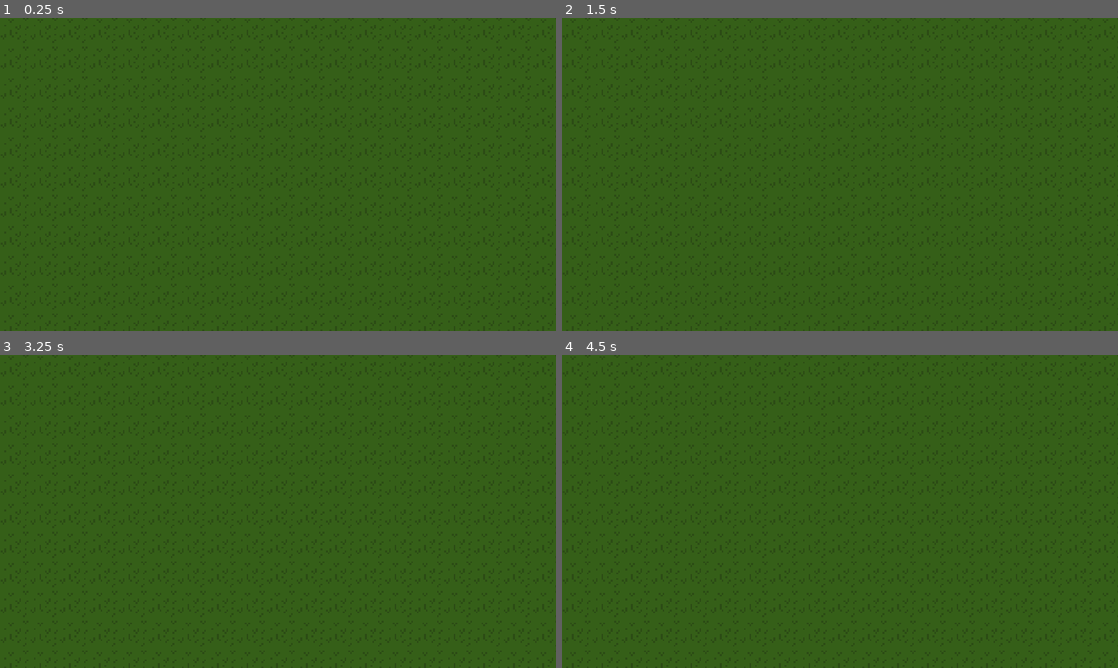
Above: before the commit, frames 1-4 (two rows, left to right).
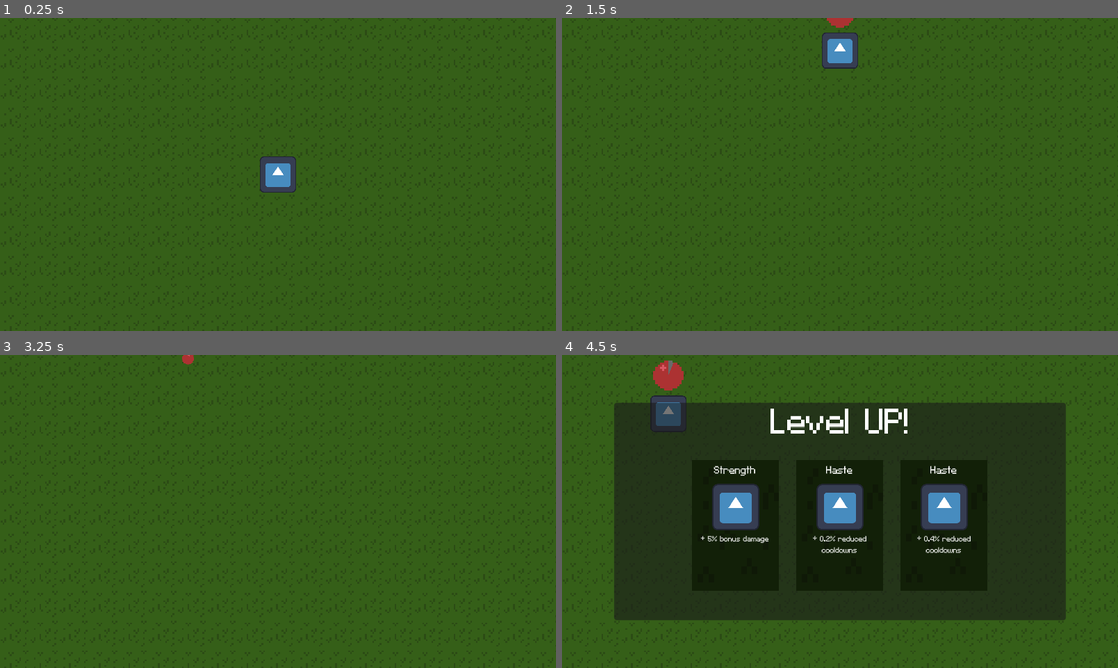
Above: after the commit, the same moments.

Repository: RenatoCLa/architecture-jam-2024
Game: Godot game, scene res://Scenes/rooms/test_room_01.tscn
Same seed, same stepped clock (60 frames per second), same inputs: the game is played once before the commit and once after it. The engine's default icon, where the game draws it, is replaced by a stand-in: a white triangle on a blue panel in a dark square.
Inputs (mouse positions are in pixels of both pictures, inside the frame that each line leads up to):
- Up to frame 1 (0.25 s): no input
- Up to frame 2 (1.5 s): tap Enter at 0.5 s; move the mouse to (812, 237) at 0.52 s; hold Space (dodge) 0.53-1.28 s; hold W (walk_up) from 0.53 s (still down); click (812, 237) at 0.8 s; move the mouse to (1006, 221) at 1.27 s; click (1006, 221) at 1.35 s
- Up to frame 3 (3.25 s): tap Space (dodge) at 1.55, 3.05 s; move the mouse to (111, 464) at 2.02 s; release W (walk_up) at 2.03 s; hold Space (dodge) 2.03-2.78 s; hold A (walk_left) from 2.03 s (still down); click (111, 464) at 2.3 s; move the mouse to (305, 511) at 2.77 s; click (305, 511) at 2.85 s
- Up to frame 4 (4.5 s): move the mouse to (756, 433) at 3.52 s; release A (walk_left) at 3.53 s; hold S (walk_down) 3.53-4.28 s; hold Space (dodge) 3.53-4.28 s; click (756, 433) at 3.8 s; move the mouse to (962, 495) at 4.27 s; hold D (walk_right) from 4.28 s (still down); click (962, 495) at 4.35 s

The runs differ from the first frame. In frame 1, 0.7% of the frame differs, in the area x 46-54%, y 44-56%; in frame 2, 0.9%; in frame 3, less than 0.1%; in frame 4, 57%, in the area x 9-91%, y 1-85%.

Commit message:
Implemented level up rewards menu pop up

Diff:
--- /dev/null
+++ b/Scenes/level_up_choices.tscn
@@ -0,0 +1,59 @@
+[gd_scene load_steps=3 format=3 uid="uid://ca8cmt13kjcc3"]
+
+[ext_resource type="Script" path="res://Scripts/level_up_choices.gd" id="1_4vslc"]
+[ext_resource type="Theme" uid="uid://t73g016048ng" path="res://font_placeholder.tres" id="2_uay40"]
+
+[node name="Level Up Choices" type="Control" node_paths=PackedStringArray("upgrade_holder")]
+process_mode = 2
+layout_mode = 3
+anchors_preset = 15
+anchor_right = 1.0
+anchor_bottom = 1.0
+grow_horizontal = 2
+grow_vertical = 2
+script = ExtResource("1_4vslc")
+upgrade_holder = NodePath("Upgrade Panel/UpgradeOptions")
+
+[node name="Upgrade Panel" type="Panel" parent="."]
+layout_mode = 1
+anchors_preset = 8
+anchor_left = 0.5
+anchor_top = 0.5
+anchor_right = 0.5
+anchor_bottom = 0.5
+offset_left = -260.0
+offset_top = -125.0
+offset_right = 260.0
+offset_bottom = 125.0
+grow_horizontal = 2
+grow_vertical = 2
+
+[node name="Title" type="Label" parent="Upgrade Panel"]
+layout_mode = 1
+anchors_preset = 5
+anchor_left = 0.5
+anchor_right = 0.5
+offset_left = -80.5
+offset_right = 80.5
+offset_bottom = 48.0
+grow_horizontal = 2
+theme = ExtResource("2_uay40")
+theme_override_font_sizes/font_size = 48
+text = "Level UP!"
+
+[node name="UpgradeOptions" type="HBoxContainer" parent="Upgrade Panel"]
+layout_mode = 1
+anchors_preset = 8
+anchor_left = 0.5
+anchor_top = 0.5
+anchor_right = 0.5
+anchor_bottom = 0.5
+offset_left = -50.0
+offset_top = -59.0
+offset_right = 50.0
+offset_bottom = 91.0
+grow_horizontal = 2
+grow_vertical = 2
+theme_override_constants/separation = 20
+
+[connection signal="tree_exited" from="." to="." method="_on_tree_exited"]
--- a/Scenes/player.tscn
+++ b/Scenes/player.tscn
@@ -24,11 +24,12 @@
 script = ExtResource("1_w14cx")
 weapon_list = ExtResource("2_ye4wc")
 
+[node name="GUI" type="CanvasLayer" parent="."]
+
 [node name="XP" type="Node" parent="."]
 script = ExtResource("3_1o6aa")
 
 [node name="Sprite" type="Sprite2D" parent="."]
-visible = false
 scale = Vector2(0.328125, 0.328125)
 texture = ExtResource("2_3wsjd")
 
--- /dev/null
+++ b/Scenes/upgrade_option.tscn
@@ -0,0 +1,90 @@
+[gd_scene load_steps=5 format=3 uid="uid://bylv3pvhqi8b0"]
+
+[ext_resource type="Script" path="res://Scripts/upg_option.gd" id="1_dfbe2"]
+[ext_resource type="Texture2D" uid="uid://cfxol6j2iyqcw" path="res://Sprites/icon.svg" id="1_i4bbv"]
+[ext_resource type="Texture2D" uid="uid://cg34xy48y0nx3" path="res://Sprites/base_floor_grass.png" id="1_p1vvv"]
+[ext_resource type="Theme" uid="uid://t73g016048ng" path="res://font_placeholder.tres" id="2_j5exn"]
+
+[node name="Upgrade Option" type="Control" node_paths=PackedStringArray("up_name", "icon", "description")]
+custom_minimum_size = Vector2(100, 150)
+layout_mode = 3
+anchors_preset = 8
+anchor_left = 0.5
+anchor_top = 0.5
+anchor_right = 0.5
+anchor_bottom = 0.5
+offset_left = -50.0
+offset_top = -62.5
+offset_right = 50.0
+offset_bottom = 87.5
+grow_horizontal = 2
+grow_vertical = 2
+script = ExtResource("1_dfbe2")
+up_name = NodePath("Name")
+icon = NodePath("Icon")
+description = NodePath("Description")
+
+[node name="Background" type="TextureRect" parent="."]
+modulate = Color(0.169245, 0.169245, 0.169245, 1)
+custom_minimum_size = Vector2(100, 150)
+layout_mode = 0
+offset_right = 100.0
+offset_bottom = 125.0
+texture = ExtResource("1_p1vvv")
+expand_mode = 1
+
+[node name="Icon" type="TextureRect" parent="."]
+layout_mode = 1
+anchors_preset = 8
+anchor_left = 0.5
+anchor_top = 0.5
+anchor_right = 0.5
+anchor_bottom = 0.5
+offset_left = -27.0
+offset_top = -48.0
+offset_right = 27.0
+offset_bottom = 6.0
+grow_horizontal = 2
+grow_vertical = 2
+texture = ExtResource("1_i4bbv")
+expand_mode = 1
+
+[node name="Name" type="Label" parent="."]
+custom_minimum_size = Vector2(100, 15)
+layout_mode = 1
+anchors_preset = 5
+anchor_left = 0.5
+anchor_right = 0.5
+offset_left = -50.0
+offset_top = 5.0
+offset_right = 50.0
+offset_bottom = 20.0
+grow_horizontal = 2
+theme = ExtResource("2_j5exn")
+text = "Rusty pistol"
+horizontal_alignment = 1
+autowrap_mode = 2
+clip_text = true
+
+[node name="Description" type="Label" parent="."]
+layout_mode = 1
+anchors_preset = 7
+anchor_left = 0.5
+anchor_top = 1.0
+anchor_right = 0.5
+anchor_bottom = 1.0
+offset_left = -50.0
+offset_top = -64.0
+offset_right = 50.0
+offset_bottom = 1.0
+grow_horizontal = 2
+grow_vertical = 0
+theme = ExtResource("2_j5exn")
+theme_override_font_sizes/font_size = 10
+text = "deals damage to enemies in sight!"
+horizontal_alignment = 1
+autowrap_mode = 2
+clip_text = true
+
+[connection signal="mouse_entered" from="." to="." method="_on_mouse_entered"]
+[connection signal="mouse_exited" from="." to="." method="_on_mouse_exited"]
--- /dev/null
+++ b/Scripts/level_up_choices.gd
@@ -0,0 +1,43 @@
+extends Control
+
+signal closed
+
+@export var upgrade_option: PackedScene = preload("res://Scenes/upgrade_option.tscn")
+@export var upgrade_holder: HBoxContainer
+
+var up_pool: Array[String] = ["dmg", "speed", "cd", "health"]
+
+var player
+var rng: RandomNumberGenerator
+
+func _ready() -> void:
+	player = get_tree().get_first_node_in_group("player")
+	rng = RandomNumberGenerator.new()
+	get_tree().set_pause(true)
+	decide_card_amount()
+
+func decide_card_amount() -> void:
+	var amount = [1, 2, 3, 4][rng.rand_weighted([0.05, 0.5, 5, 0.1])]
+	spawn_choices(amount)
+
+func choose_upgrade():
+	var type = up_pool.pick_random()
+	var value = [1, 5, 10, 15, 20, 25][rng.rand_weighted([.1, 3, 2, 1, .5, .1])]
+	return [type, value]
+
+func spawn_choices(choices: int) -> void:
+	var n_choices = 0
+	while n_choices < choices:
+		var options = upgrade_option.instantiate()
+		upgrade_holder.add_child(options)
+		var up_data = choose_upgrade()
+		options.parent = self
+		options.call("set_data", [up_data])
+		n_choices += 1
+
+func on_upgrade_selected(data) -> void:
+	player.update_multiplier(data)
+	queue_free()
+
+func _on_tree_exited() -> void:
+	closed.emit()
--- a/Scripts/leveling_system.gd
+++ b/Scripts/leveling_system.gd
@@ -2,21 +2,47 @@
 
 var level: int = 1
 var current_xp: int = 0
-var xp_treshold: int = 50
-var xp_increase: int = 15
-var xp_increase_multi: int = 0.05
+var xp_treshold: int = 1
+var xp_increase: int = 1
+var xp_increase_multi: int = 0.5
+@onready var ui_h = $"../GUI"
+
+@export var upgrade_menu = preload("res://Scenes/level_up_choices.tscn")
+
+var window_opened = false
 
 func gain_exp(xp: int) -> void:
 	current_xp += xp
-	if(current_xp >= xp_treshold):
+	check_exp()
+
+func closed_window() -> void:
+	if !ui_h.get_child(0):
+		get_tree().set_pause(false)
+		window_opened = false
+		check_exp()
+	else:
+		if get_tree():
+			get_tree().create_timer(1).timeout.connect(closed_window)
+
+func check_exp() -> void:
+	if(current_xp >= xp_treshold) && !window_opened:
 		level += 1
+		current_xp -= xp_treshold
 		level_up()
 
 func level_up() -> void:
 	#bring up leveling choice UI
-	current_xp -= xp_treshold
 	increase_xp_treshold()
-	print(level)
+	var parent = get_parent()
+	#leveled_up.emit(parent.weapon_slots, parent.weapon_list)
+	print("level ", level)
+	pop_up_option()
+
+func pop_up_option() -> void:
+	var menu = upgrade_menu.instantiate()
+	menu.connect("closed", closed_window)
+	ui_h.add_child(menu)
+	window_opened = true
 
 func increase_xp_treshold() -> void:
 	var temp_xp_increase = xp_increase * xp_increase_multi
--- a/Scripts/player_script.gd
+++ b/Scripts/player_script.gd
@@ -4,13 +4,16 @@
 
 #stats
 var speed: float = 150
+var base_speed: float = 150
 var max_health: float = 100
+var base_max_health: float = 100
+var base_current_health: float
 var current_health: float
 
 #stats multipliers
 var hp_multi: float = 0
 var dmg_multi: float = 0
-var speed_multi: float = 2
+var speed_multi: float = 0
 var size_multi: float = 0
 var cd_reduct: float = 0
 
@@ -23,13 +26,10 @@
 #nodes
 @onready var health_bar: TextureProgressBar = $HealthBar
 
-func _unhandled_input(event: InputEvent) -> void:
-	if event.is_action_pressed("dodge"):
-		_add_weapon(1)
-
 func _ready() -> void:
 	#makes the player be full hp
 	current_health = max_health
+	base_current_health = base_max_health
 	#sets the values in the hp bar to match the player
 	health_bar.max_value = max_health
 	health_bar.value = current_health
@@ -53,13 +53,35 @@
 	#moves the player
 	move_and_slide()
 
+func update_multiplier(data) -> void:
+	var type = data[0]
+	var value: float = data[1]
+	print("  " , type , "   " , value)
+	match type:
+		"dmg":
+			dmg_multi += value/100
+			print("dmg_multi ", dmg_multi)
+		"health":
+			hp_multi += value/100
+		"cd":
+			cd_reduct += (value/100)/25
+			cd_reduct = clampf(cd_reduct, 0.0, 0.8)
+		"speed":
+			speed_multi += (value/100)/50
+			print("speed multi: ", speed_multi)
+	update_stats()
+
 func update_stats() -> void:
 	#call this everytime a stat bonus is received
 	#used to make sure every function that needs these
 	#stats will have the current stat and not a previous
 	#one
+	max_health = base_max_health + (base_max_health * hp_multi)
+	speed = speed + (speed * speed_multi)
+	speed = clampf(speed, 0.0, 1500.0)
+	print(speed)
 	call_update_stats.emit(dmg_multi, cd_reduct, size_multi)
-	pass
+	update_health_bar()
 
 func _add_weapon(id: int) -> void:
 	#checks how many weapons player has
@@ -97,7 +119,7 @@
 func _take_damage(damage: int) -> void:
 	#reduces hp based on amount of damage taken
 	current_health -= damage
-	print(current_health)
+	print("hp ", current_health)
 	#updates healthbar to acuratly display new hp
 	update_health_bar()
 	#if health is depleted
--- /dev/null
+++ b/Scripts/upg_option.gd
@@ -0,0 +1,47 @@
+extends Control
+
+@export var up_name: Label
+@export var icon: TextureRect
+@export var description: Label
+
+var parent: Control
+
+var transfer_data
+
+var id: int
+var is_weapon: bool
+var mouse_over: bool
+
+func _input(event: InputEvent) -> void:
+	if event.is_action_pressed("shoot") && mouse_over:
+		print("hi")
+		parent.call("on_upgrade_selected", transfer_data)
+
+func _on_mouse_entered() -> void:
+	mouse_over = true
+
+func _on_mouse_exited() -> void:
+	mouse_over = false
+
+func set_data(data) -> void:
+	#add pool of multiple upgrade names
+	var type = data[0][0]
+	var value:float = data[0][1]
+	transfer_data = [type, value]
+	match type:
+		"dmg":
+			up_name.text = "Strength"
+			icon.texture = icon.texture # change for dmg icon
+			description.text = str("+ ", value,"% bonus damage")
+		"cd":
+			up_name.text = "Haste"
+			icon.texture = icon.texture # change for dmg icon
+			description.text = str("+ ", value/25,"% reduced cooldowns")
+		"speed":
+			up_name.text = "Energy Drink"
+			icon.texture = icon.texture # change for dmg icon
+			description.text = str("+ ", value/50,"% bonus movement speed")
+		"health":
+			up_name.text = "Powerful Drugs"
+			icon.texture = icon.texture # change for dmg icon
+			description.text = str("+ ", value,"% bonus health")
--- /dev/null
+++ b/font_placeholder.tres
@@ -0,0 +1,7 @@
+[gd_resource type="Theme" load_steps=2 format=3 uid="uid://t73g016048ng"]
+
+[ext_resource type="FontFile" uid="uid://sjrrenfsk6lr" path="res://C&C Red Alert [INET].ttf" id="1_88f6d"]
+
+[resource]
+default_font = ExtResource("1_88f6d")
+default_font_size = 14
--- a/node_2d.tscn
+++ /dev/null
@@ -1,9 +0,0 @@
-[gd_scene load_steps=2 format=3 uid="uid://du0trq51mpq3w"]
-
-[ext_resource type="Script" path="res://Scripts/Class Scripts/generic_attack.gd" id="1_qy1ka"]
-
-[node name="Node2D" type="CharacterBody2D"]
-metadata/cd_reduct = 25.0
-
-[node name="Node2D" type="Node2D" parent="."]
-script = ExtResource("1_qy1ka")
Binary file added: C&C Red Alert [INET].ttf
Not shown, added: C&C Red Alert [INET].ttf.import
Not shown, added: s
